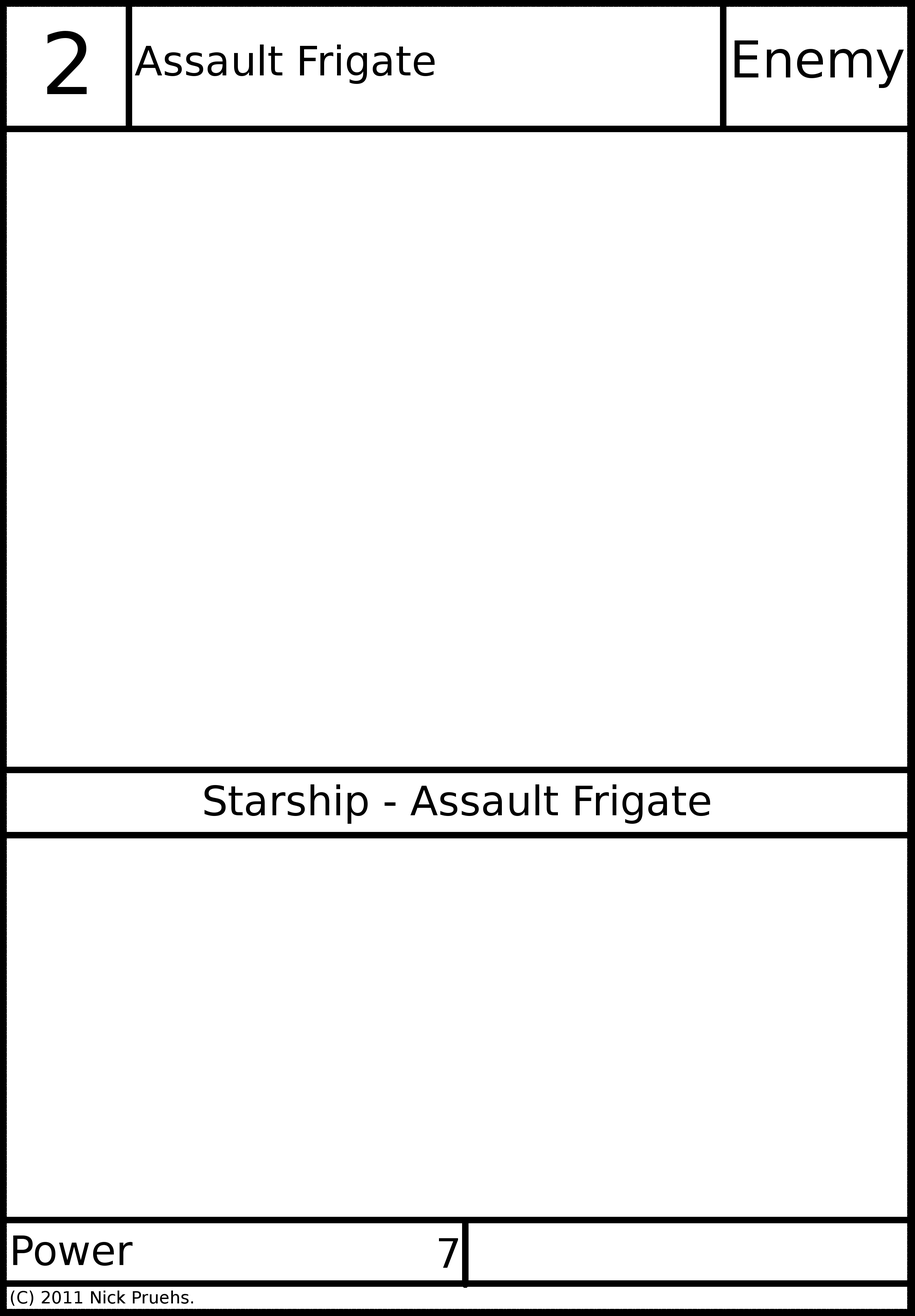
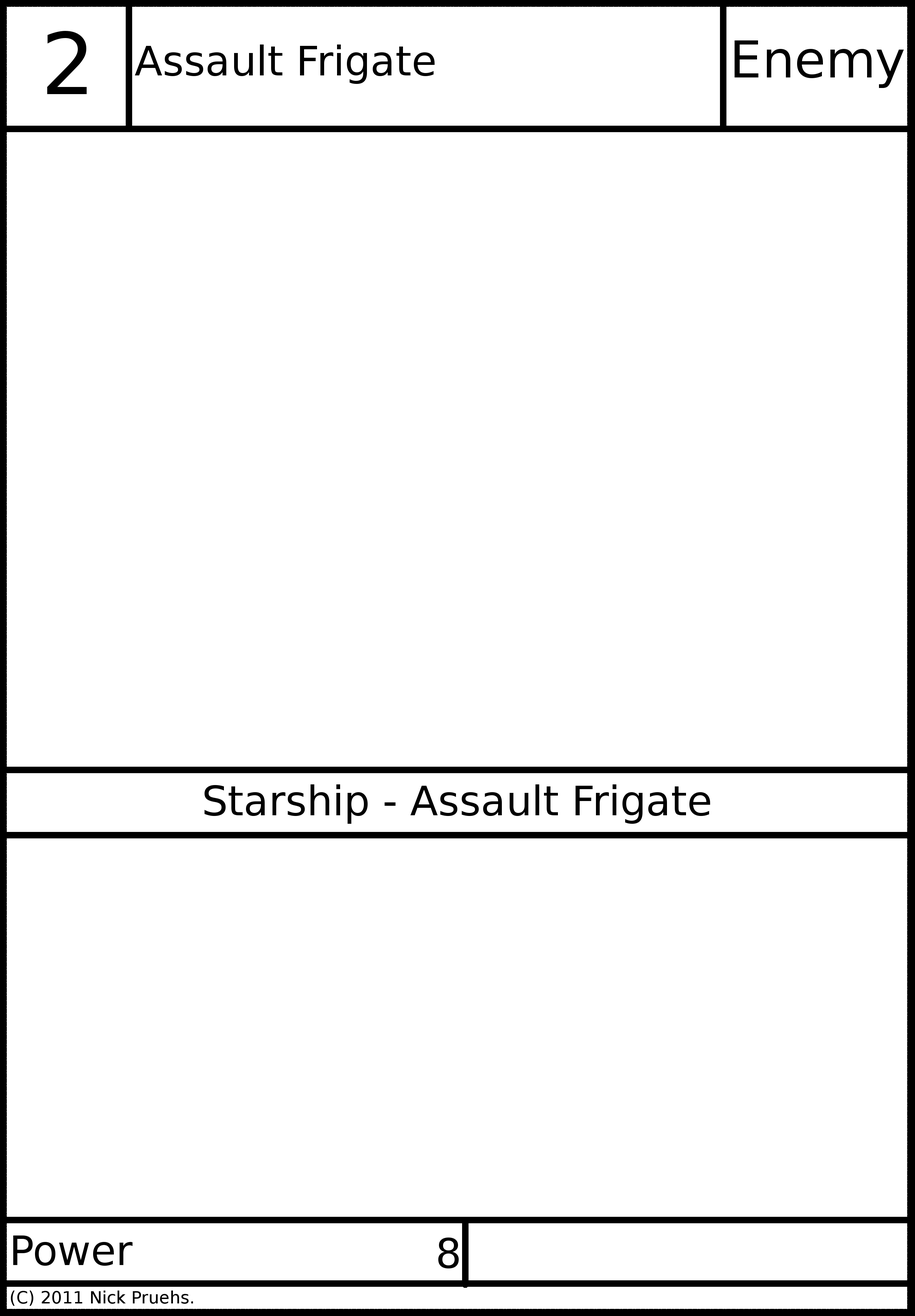
Layered file, before and after one edit (915px x 1316px). Changes by layer:
painted on "Power Value" over [438, 1237, 459, 1269]
